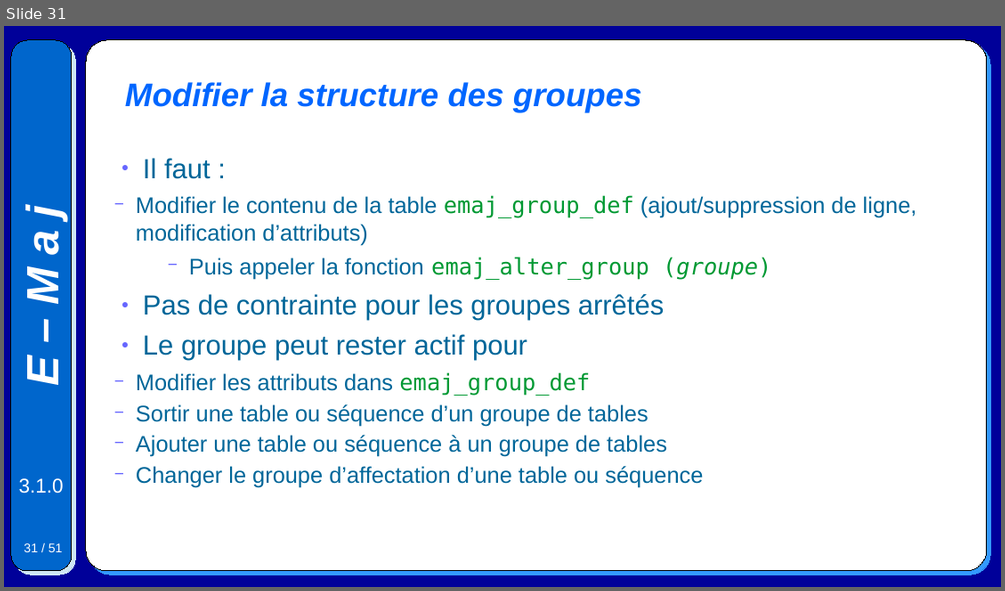
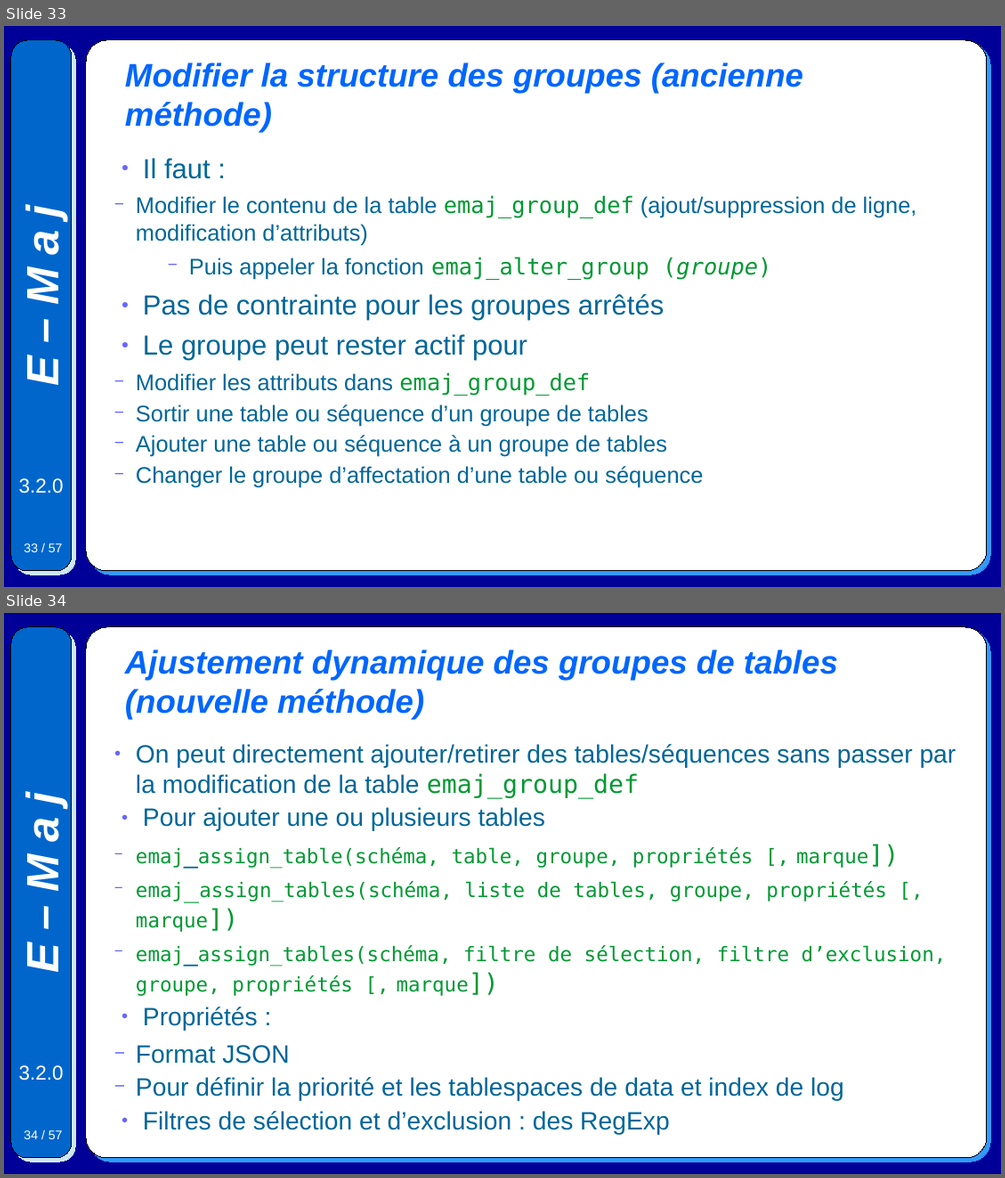
Before and after one commit to beaud76/emaj_doc, a slide deck: Emaj.devel_pres_fr.odp. Shown one above the other, each under a label of ours: slide 31 before the commit, slides 33 and 34 after it. The pictures are 1005x591 and 1005x1178 pixels, drawn with LibreOffice and Linux fonts; fonts in the diff are those of the drawing. Boxes give left, top, right and bottom in pixels: in the first picture for what was removed or moved away, otherwise in the second. Text is boxed around its words. In the diff, an @@ line names an element or a change of style, - is before the commit and + after.

```diff
--- a/Emaj.devel_pres_fr.odp
+++ b/Emaj.devel_pres_fr.odp
@@ slide 34 added at (4, 613, 1001, 1174), background #000099; not listed: 5 template elements that a slide beside it also shows @@
@@ title added at (125, 649, 838, 720), 26 pt, text #0066FF, bold, italic @@
+Ajustement dynamique des groupes de tables (nouvelle méthode)
@@ text added at (136, 744, 956, 1130), 20 pt, text #006699 @@
+● On peut directement ajouter/retirer des tables/séquences sans passer par la modification de la table emaj_group_def
+● Pour ajouter une ou plusieurs tables
+  − emaj_assign_table(schéma, table, groupe, propriétés [, marque])
+  − emaj_assign_tables(schéma, liste de tables, groupe, propriétés [, marque])
+  − emaj_assign_tables(schéma, filtre de sélection, filtre d’exclusion, groupe, propriétés [, marque])
+● Propriétés :
+  − Format JSON
+  − Pour définir la priorité et les tablespaces de data et index de log
+● Filtres de sélection et d’exclusion : des RegExp
@@ what was slide 31 is now slide 33 @@
@@ slide 33 changed as well @@
@@ title at (125, 62, 803, 133): text changed @@
-Modifier la structure des groupes
+Modifier la structure des groupes (ancienne méthode)
@@ text at (19, 478, 64, 493): text changed @@
-3.1.0
+3.2.0
@@ page number at (24, 543, 63, 552): text changed @@
-31 / 51
+33 / 57
```
Also in this commit, not shown: 50 other slides changed, 5 other slides added, 6 other files.
